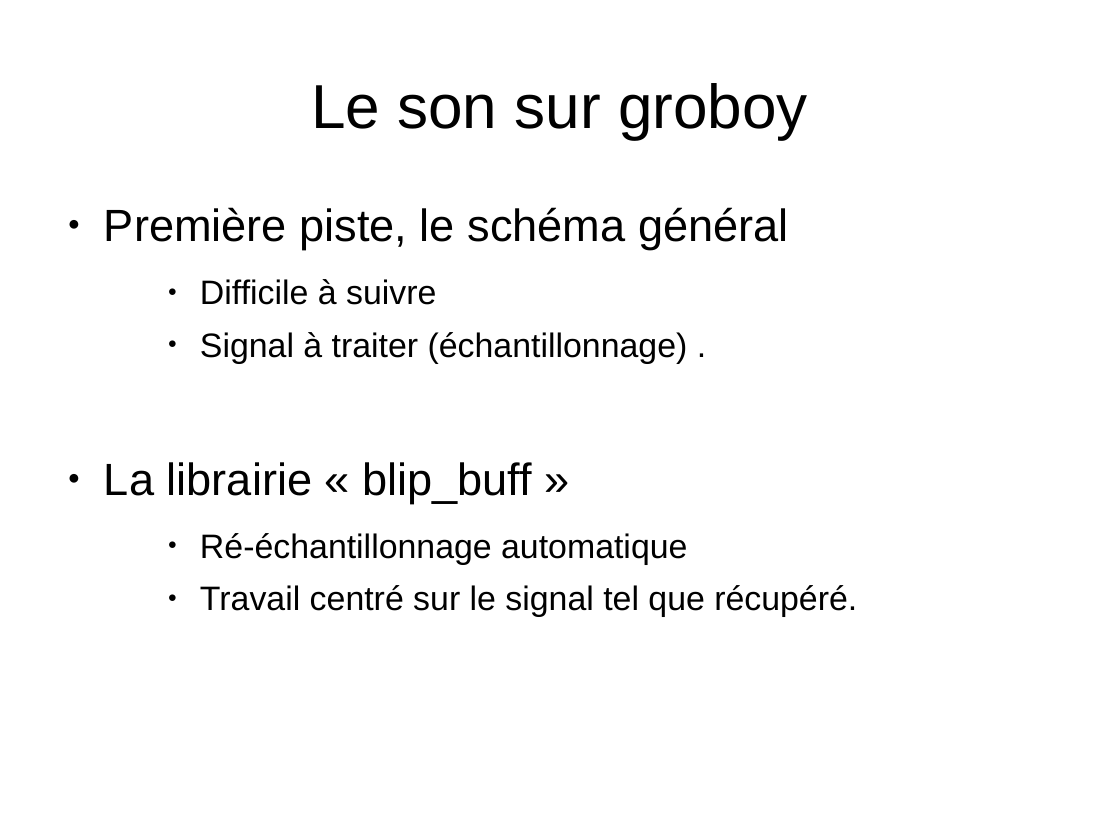
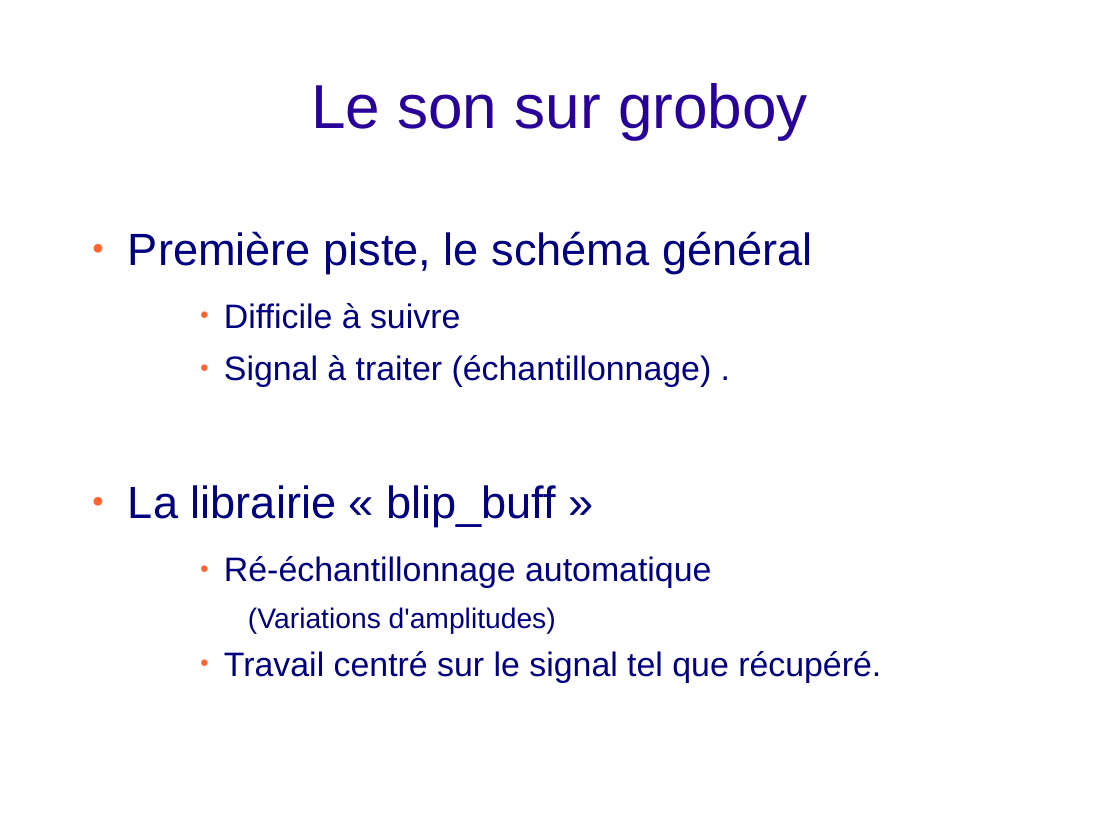
Before and after one commit to joakim-d/GroBoy, a slide deck: slide 24 of documents_TER/soutenance.odp. Drawn at 1120x840 pixels with LibreOffice and Linux fonts; fonts in the diff are those of the drawing; background and template pictures are left out. Boxes give left, top, right and bottom in pixels: in the first picture for what was removed or moved away, otherwise in the second. Text is boxed around its words. In the diff, an @@ line names an element or a change of style, - is before the commit and + after.

```diff
--- a/documents_TER/soutenance.odp
+++ b/documents_TER/soutenance.odp
@@ title "Le son sur groboy" at <box>311,83,808,139</box>: text colour #000000 to #280099 @@
@@ text "Première piste, le schéma général": place and size @@
-text "Première piste, le schéma général" at <box>104,207,857,617</box>
+text "Première piste, le schéma général" at <box>128,231,881,683</box>
@@ text at <box>128,231,881,683</box>: text colour #000000 to #000080 in "Première piste, le schéma général", "Difficile à suivre", "Signal à traiter (échantillonnage) .", "La librairie « blip_buff »" and 2 more places; bullet colour #000000 to #FF6633; indent changed @@
@@ text at <box>248,607,556,634</box>: paragraph added @@
+      (Variations d'amplitudes)
```
Also in this commit, not shown: 29 other slides changed, 3 slides added, 3 slides removed.
